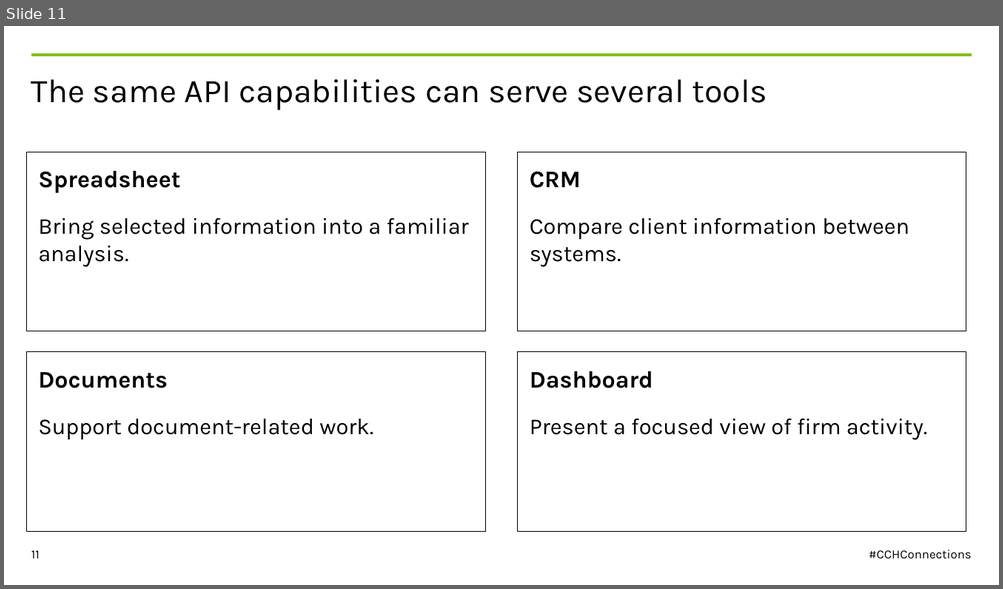
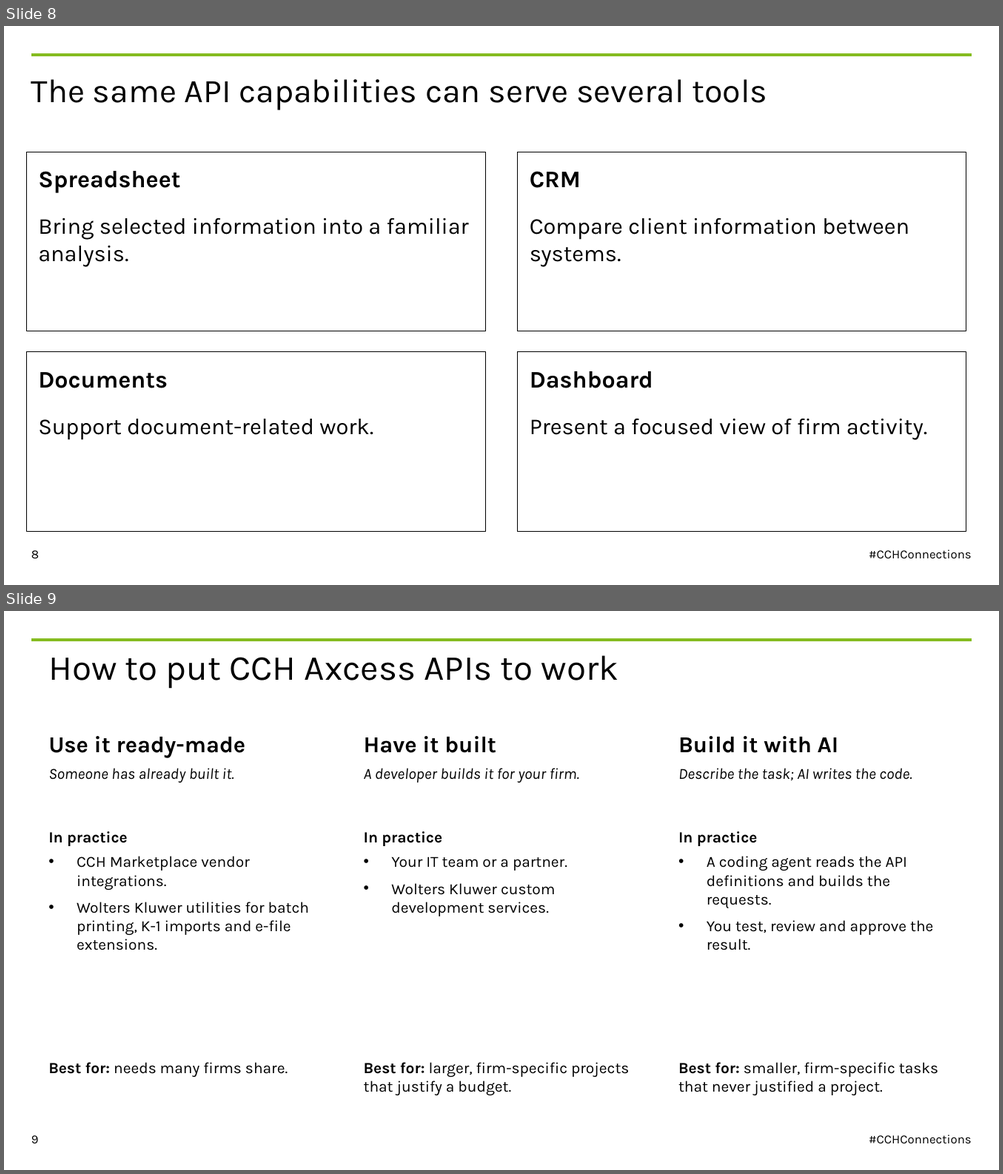
Before and after one commit to nathandyck/wk-tax-api, a slide deck: presentation/CCH-Connections-2026-WK-template.pptx. Shown one above the other, each under a label of ours: slide 11 before the commit, slides 8 and 9 after it. The pictures are 1003x589 and 1003x1174 pixels, drawn with LibreOffice and Linux fonts; fonts in the diff are those of the drawing. Boxes give left, top, right and bottom in pixels: in the first picture for what was removed or moved away, otherwise in the second. Text is boxed around its words. In the diff, an @@ line names an element or a change of style, - is before the commit and + after.

```diff
--- a/presentation/CCH-Connections-2026-WK-template.pptx
+++ b/presentation/CCH-Connections-2026-WK-template.pptx
@@ slide 9 added at (4,611,999,1170), background #FFFFFF; not listed: 1 template element that a slide beside it also shows @@
@@ title added at (48,655,618,688), 34 pt, text #000000 @@
+How to put CCH Axcess APIs to work
@@ text added at (48,736,246,783), 15 pt, text #000000, italic @@
+Use it ready-made
+Someone has already built it.
@@ text added at (364,736,579,783), 15 pt, text #000000, italic @@
+Have it built
+A developer builds it for your firm.
@@ text added at (678,736,911,780), 15 pt, text #000000, italic @@
+Build it with AI
+Describe the task; AI writes the code.
@@ text added at (48,832,309,951), 15 pt, text #000000 @@
+In practice
+• CCH Marketplace vendor integrations.
+• Wolters Kluwer utilities for batch printing, K-1 imports and e-file extensions.
@@ text added at (364,832,567,917), 15 pt, text #000000 @@
+In practice
+• Your IT team or a partner.
+• Wolters Kluwer custom development services.
@@ text added at (678,832,933,951), 15 pt, text #000000 @@
+In practice
+• A coding agent reads the API definitions and builds the requests.
+• You test, review and approve the result.
@@ text added at (48,1062,287,1077), 15 pt, text #000000 @@
+Best for: needs many firms share.
@@ text added at (364,1062,629,1096), 15 pt, text #000000 @@
+Best for: larger, firm-specific projects that justify a budget.
@@ text added at (678,1062,938,1096), 15 pt, text #000000 @@
+Best for: smaller, firm-specific tasks that never justified a project.
@@ page number added at (31,1136,39,1144), 12 pt, text #000000 @@
+9
@@ text added at (868,1135,971,1145), 12 pt, text #000000 @@
+#CCHConnections
@@ what was slide 11 is now slide 8 @@
@@ page number at (31,551,39,559): text changed @@
-11
+8
```
Also in this commit, not shown: 21 slides changed, 9 other slides added, 10 slides removed.
